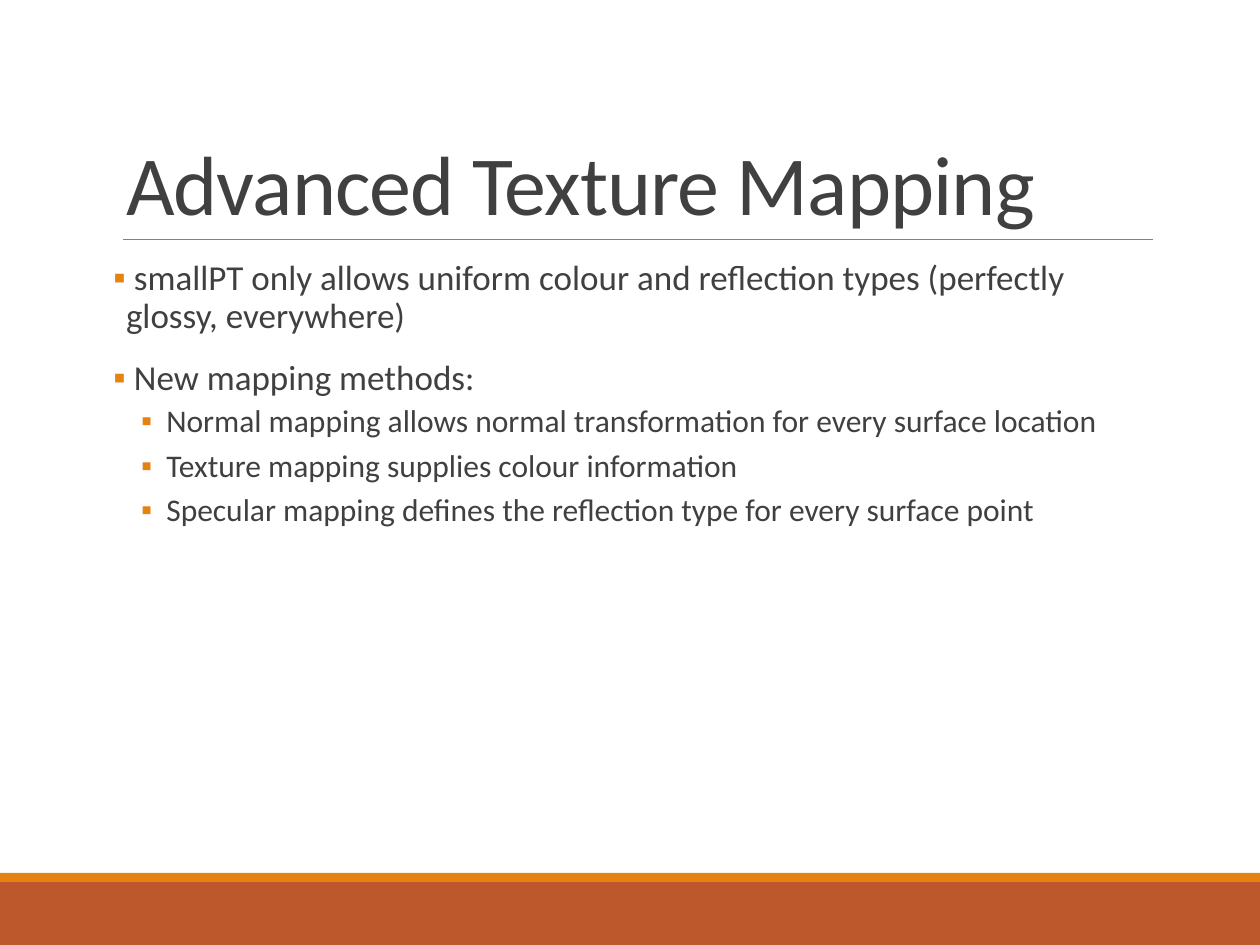
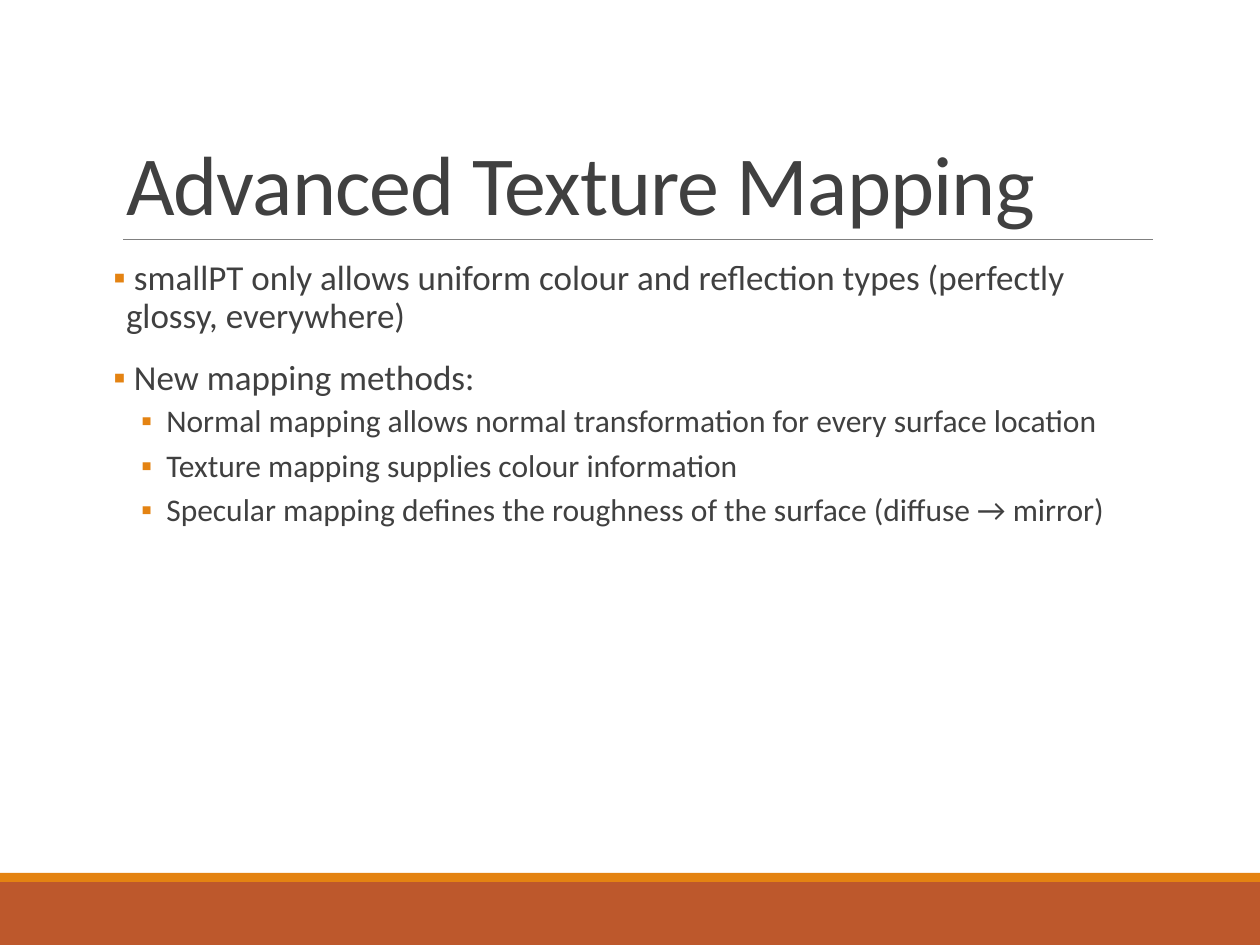
Before and after one commit to Philipp-M/ACG, a slide deck: slide 7 of smallPT_projectACG/presentation/Advanced Computer Graphics.pptx. Drawn at 1260x945 pixels with LibreOffice and Linux fonts; fonts in the diff are those of the drawing. Boxes give left, top, right and bottom in pixels: in the first picture for what was removed or moved away, otherwise in the second. Text is boxed around its words. In the diff, an @@ line names an element or a change of style, - is before the commit and + after.

```diff
--- a/smallPT_projectACG/presentation/Advanced Computer Graphics.pptx
+++ b/smallPT_projectACG/presentation/Advanced Computer Graphics.pptx
@@ text at bbox=[166, 498, 1104, 527]: text changed @@
-  ▪ Specular mapping defines the reflection type for every surface point
+  ▪ Specular mapping defines the roughness of the surface (diffuse → mirror)
```
Also in this commit, not shown: 2 other slides changed.
